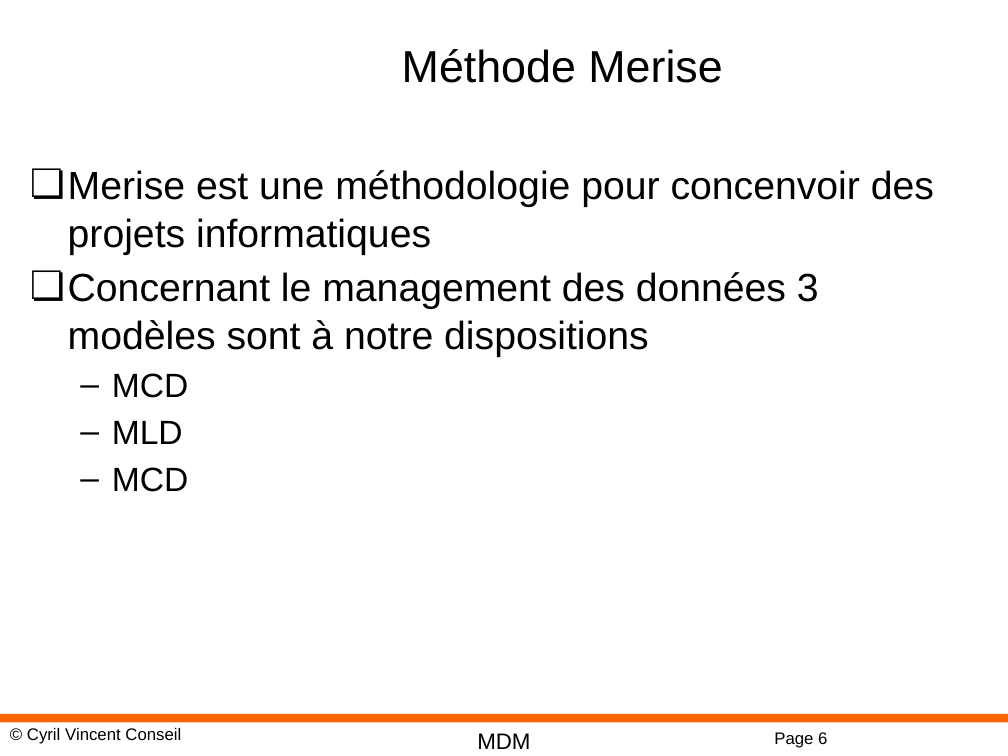
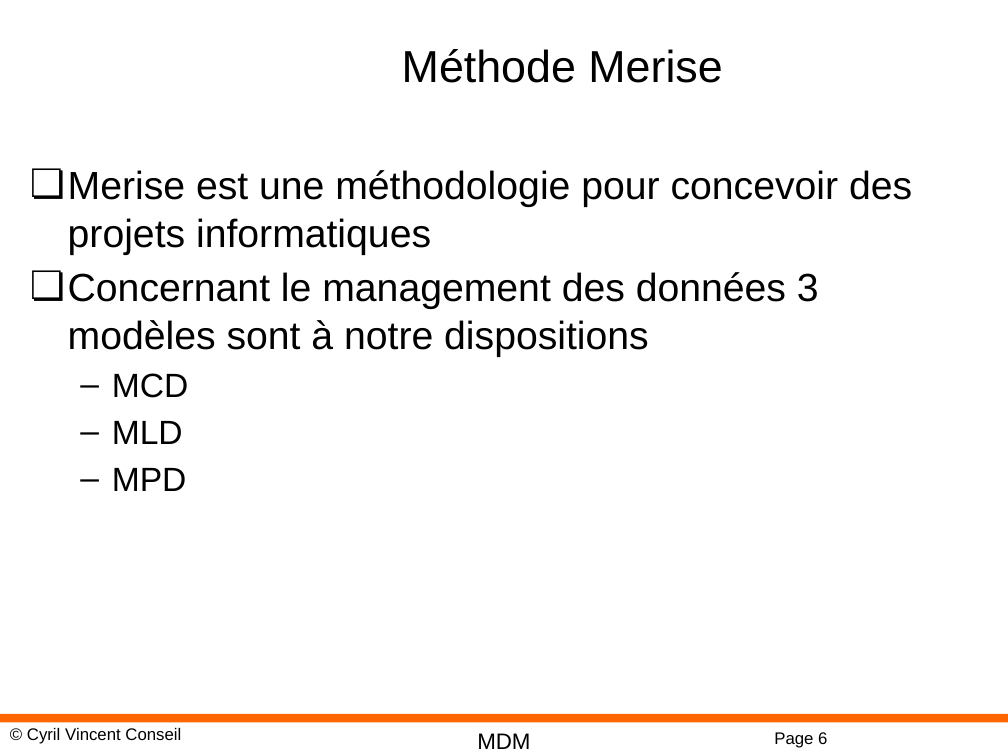
Before and after one commit to cyrilvincent/mdm, a slide deck: slide 6 of DM05-Design.pptx. Drawn at 1008x756 pixels with LibreOffice and Linux fonts; fonts in the diff are those of the drawing; background and template pictures are left out. Boxes give left, top, right and bottom in pixels: in the first picture for what was removed or moved away, otherwise in the second. Text is boxed around its words. In the diff, an @@ line names an element or a change of style, - is before the commit and + after.

```diff
--- a/DM05-Design.pptx
+++ b/DM05-Design.pptx
@@ text at (68, 170, 912, 255): text changed @@
-❏ Merise est une méthodologie pour concenvoir des projets informatiques
+❏ Merise est une méthodologie pour concevoir des projets informatiques
@@ text at (112, 468, 187, 491): text changed @@
-  – MCD
+  – MPD
```
Also in this commit, not shown: 1 other file.
